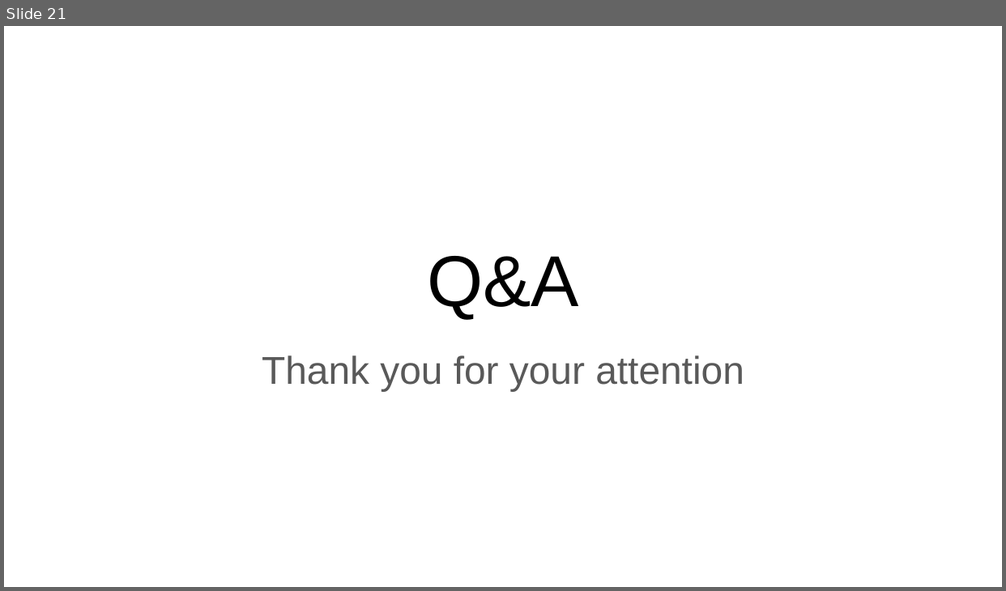
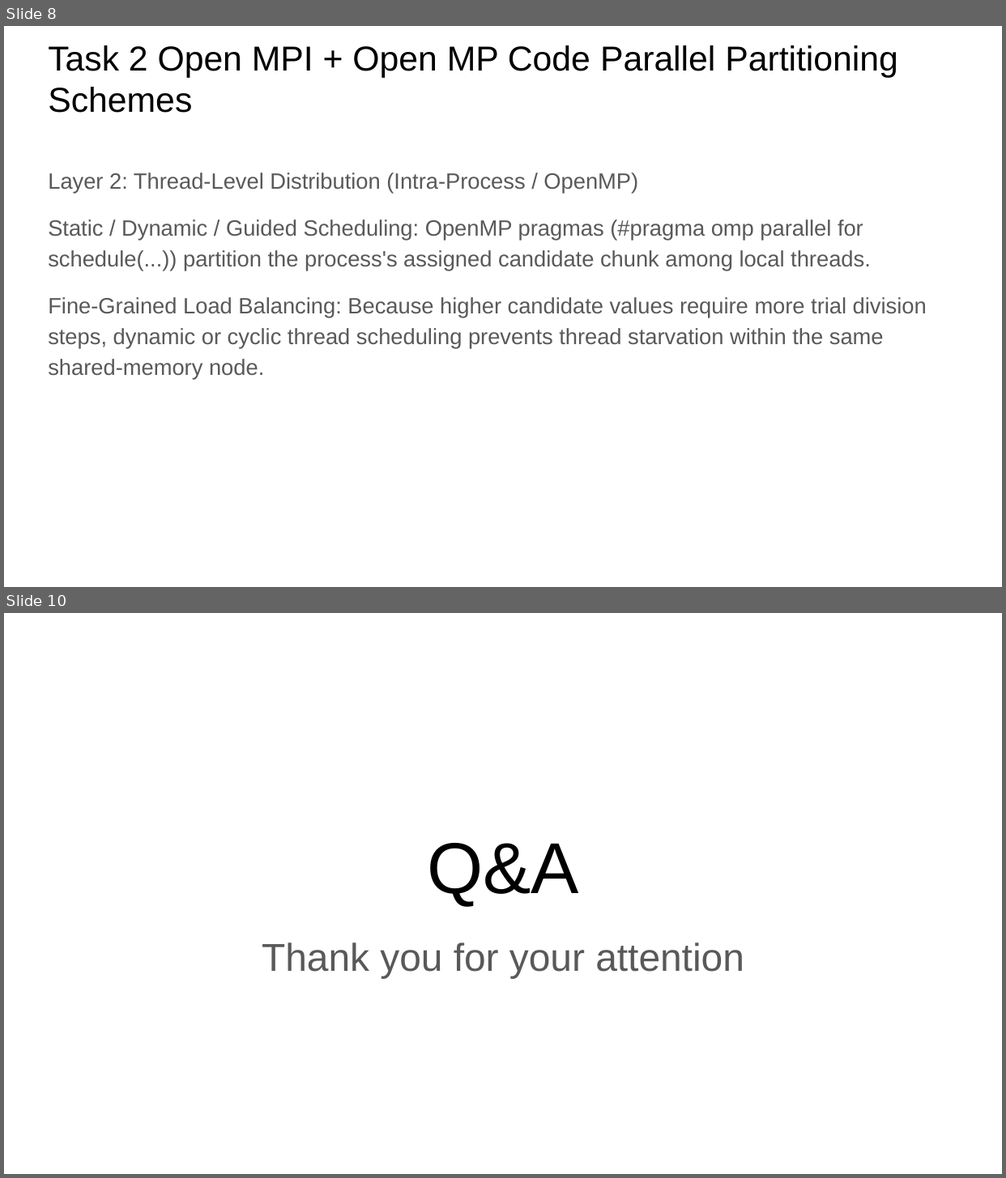
Before and after one commit to loolishen/FIT3143_Lab1, a slide deck: lab_2/FIT3143 Lab 2.pptx. Shown one above the other, each under a label of ours: slide 21 before the commit, slides 8 and 10 after it; the slides between them are not shown. The pictures are 1006x591 and 1006x1178 pixels, drawn with LibreOffice and Linux fonts; fonts in the diff are those of the drawing. Boxes give left, top, right and bottom in pixels: in the first picture for what was removed or moved away, otherwise in the second. Text is boxed around its words. In the diff, an @@ line names an element or a change of style, - is before the commit and + after.

```diff
--- a/lab_2/FIT3143 Lab 2.pptx
+++ b/lab_2/FIT3143 Lab 2.pptx
@@ slide 8 added at (4, 26, 1002, 587), background #FFFFFF @@
@@ title added at (48, 45, 898, 113), 25 pt, text #000000 @@
+Task 2 Open MPI + Open MP Code Parallel Partitioning Schemes
@@ text added at (48, 173, 927, 379), 16 pt, text #595959 @@
+Layer 2: Thread-Level Distribution (Intra-Process / OpenMP)
+Static / Dynamic / Guided Scheduling: OpenMP pragmas (#pragma omp parallel for schedule(...)) partition the process's assigned candidate chunk among local threads.
+Fine-Grained Load Balancing: Because higher candidate values require more trial division steps, dynamic or cyclic thread scheduling prevents thread starvation within the same shared-memory node.
@@ what was slide 21 is now slide 10 @@
```
Also in this commit, not shown: 1 slide changed, 7 other slides added, 19 slides removed.
